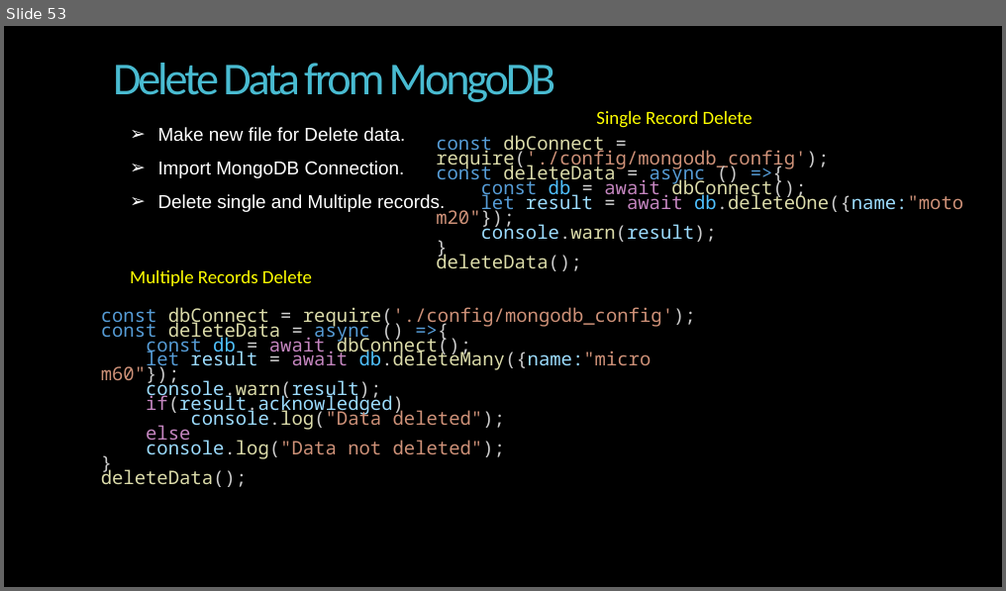
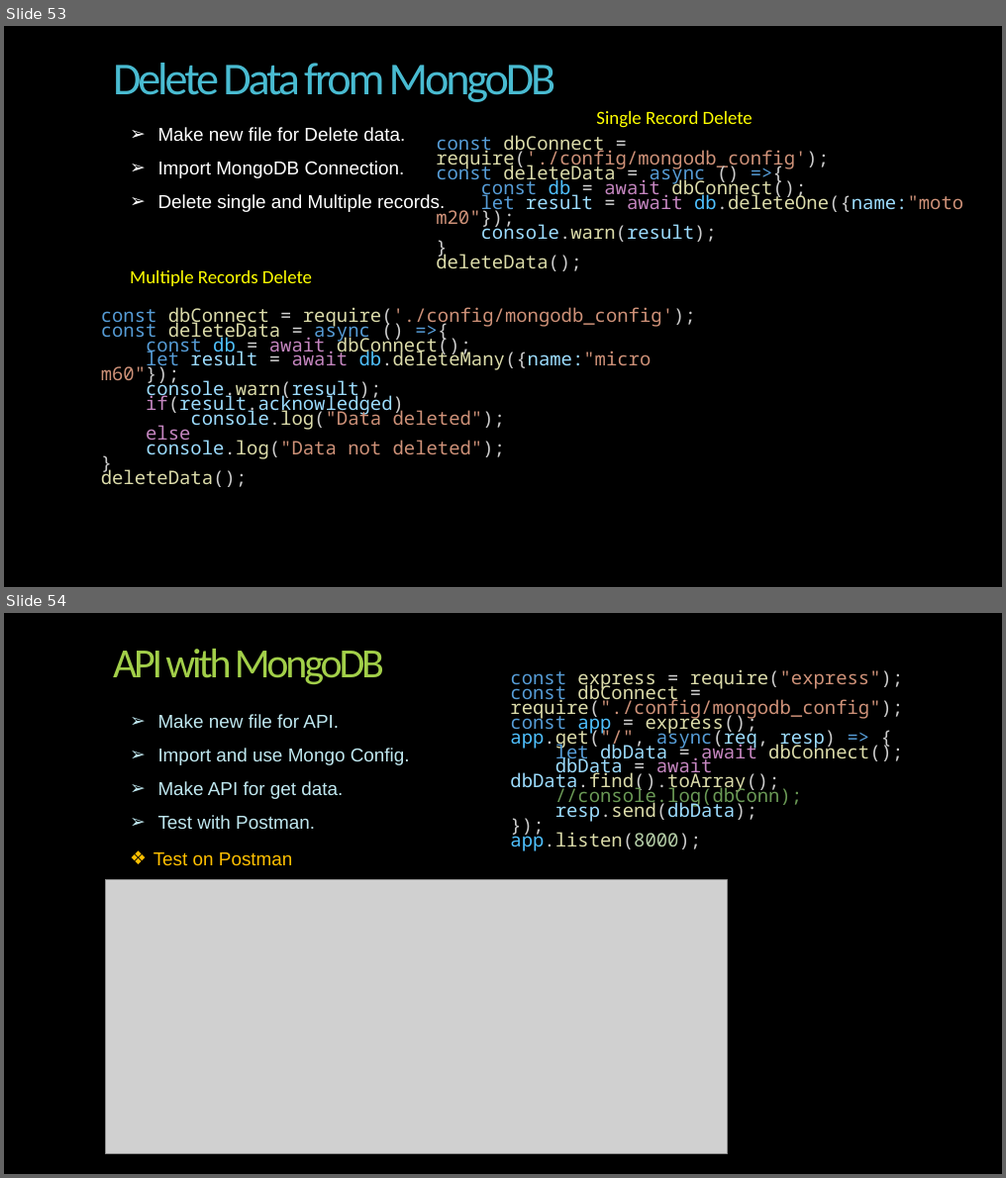
Before and after one commit to Alok2565/nodejs-tut2024, a slide deck: backup_code/NodeJS-full tutorila.pptx. Shown one above the other, each under a label of ours: slide 53 before the commit, slides 53 and 54 after it. The pictures are 1006x591 and 1006x1178 pixels, drawn with LibreOffice and Linux fonts; fonts in the diff are those of the drawing; grey boxes stand for pictures; background and template pictures are left out. Boxes give left, top, right and bottom in pixels: in the first picture for what was removed or moved away, otherwise in the second. Text is boxed around its words. In the diff, an @@ line names an element or a change of style, - is before the commit and + after.

```diff
--- a/backup_code/NodeJS-full tutorila.pptx
+++ b/backup_code/NodeJS-full tutorila.pptx
@@ slide 54 added at <box>4,613,1002,1174</box>, background picture (left out) @@
@@ title added at <box>113,649,384,684</box>, 40 pt, text #A2CF49 @@
+API with MongoDB
@@ text added at <box>510,669,903,852</box>, 18 pt, text #DCDCAA @@
+const express = require("express");
+const dbConnect = require("./config/mongodb_config");
+const app = express();
+app.get("/", async(req, resp) => {
+let dbData = await dbConnect();
+dbData = await dbData.find().toArray();
+//console.log(dbConn);
+resp.send(dbData);
+});
+app.listen(8000);
@@ text added at <box>158,714,410,829</box>, 18 pt, text #BFE7EF @@
+➢ Make new file for API.
+➢ Import and use Mongo Config.
+➢ Make API for get data.
+➢ Test with Postman.
@@ text added at <box>153,853,293,866</box>, 18 pt, text #FFC000 @@
+❖ Test on Postman
@@ picture added at <box>106,880,728,1155</box> @@
```
Also in this commit, not shown: 1 slide changed, 3 other slides added, 4 other files.
